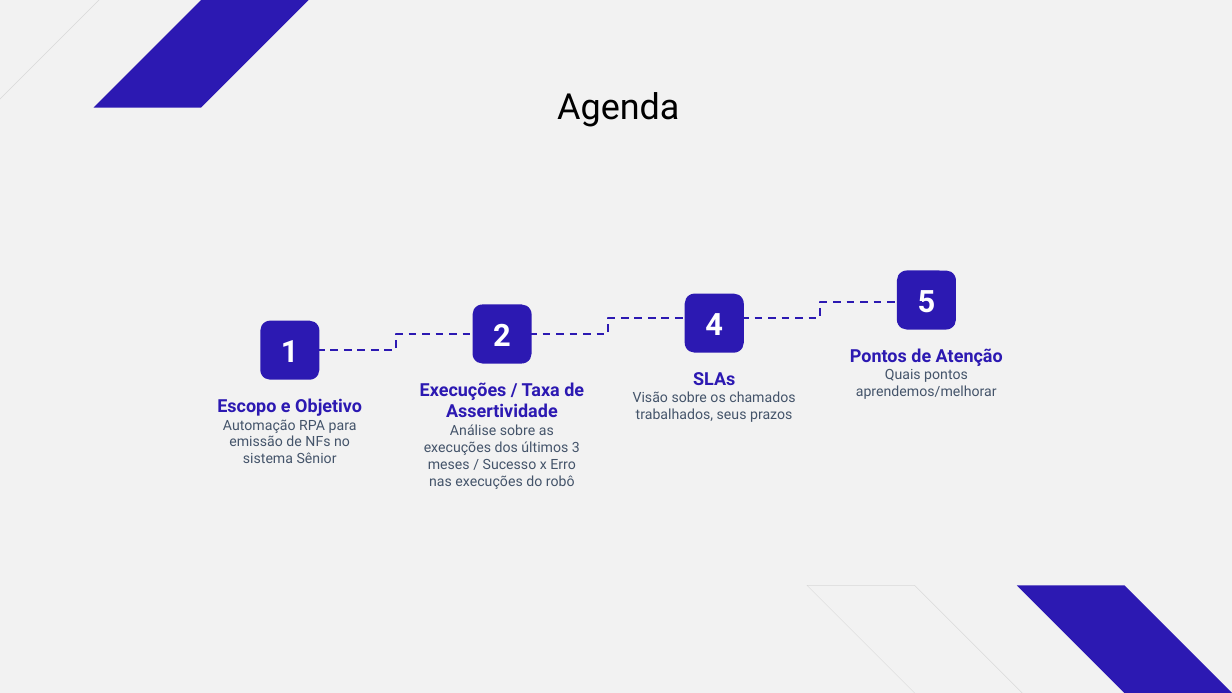
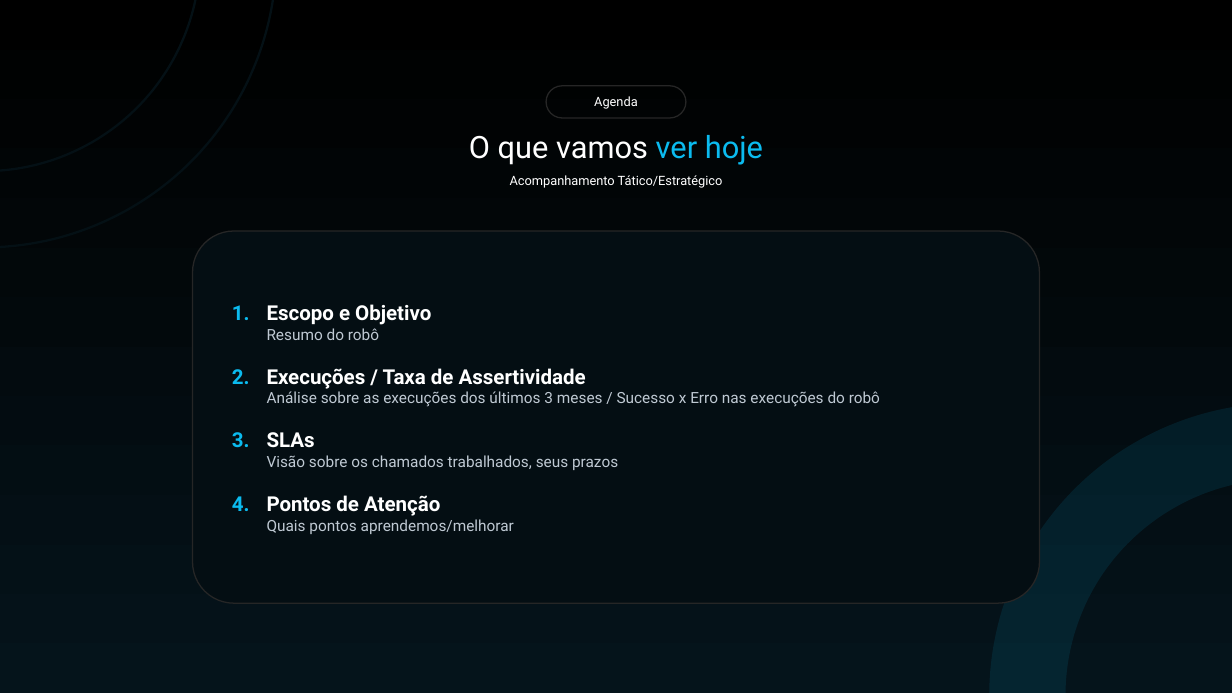
Before and after one commit to lluisaps/geracao-pptx, a slide deck: slide 2 of template.pptx. Drawn at 1232x693 pixels with LibreOffice and Linux fonts; fonts in the diff are those of the drawing. Boxes give left, top, right and bottom in pixels: in the first picture for what was removed or moved away, otherwise in the second. Text is boxed around its words. In the diff, an @@ line names an element or a change of style, - is before the commit and + after.

```diff
--- a/template.pptx
+++ b/template.pptx
@@ background #F2F2F2 to gradient #000000 to #05141B @@
@@ freeform shape removed at bbox=[0, 0, 99, 108] @@
@@ freeform shape added at bbox=[0, 0, 360, 334], outline #041015 1.79 pt @@
@@ freeform shape removed at bbox=[93, 0, 309, 108] @@
@@ rounded rectangle "Agenda": place and size @@
-rounded rectangle "Agenda" at bbox=[557, 92, 679, 127]
+rounded rectangle "Agenda" at bbox=[546, 86, 686, 118]
@@ rounded rectangle "Agenda" at bbox=[546, 86, 686, 118]: size 28 to 10 pt, text colour #000000 to #FFFFFF; vertical alignment top to middle; outline none to #262626 1 pt @@
@@ text added at bbox=[469, 135, 763, 165], 24 pt, text #FFFFFF @@
+O que vamos ver hoje
@@ text added at bbox=[510, 175, 723, 188], 10 pt, text #FFFFFF @@
+Acompanhamento Tático/Estratégico
@@ rounded rectangle added at bbox=[192, 231, 1040, 604], fill #040E13, outline #262626 1 pt @@
@@ text "Escopo e Objetivo Resumo do ..." at bbox=[267, 304, 880, 534]: vertical alignment top to middle @@
@@ rounded rectangle removed at bbox=[685, 294, 744, 353] @@
-4
@@ rounded rectangle removed at bbox=[897, 271, 957, 330] @@
-5
@@ rounded rectangle removed at bbox=[261, 321, 320, 380] @@
-1
@@ text at bbox=[267, 304, 880, 534]: text changed; size 11 to 12 pt; text colour #44546A to #BFC9D3 @@
-Execuções / Taxa de Assertividade
-Análise sobre as execuções dos últimos 3 meses / Sucesso x Erro nas execuções do robô
+1. Escopo e Objetivo
+   Resumo do robô
+2. Execuções / Taxa de Assertividade
+   Análise sobre as execuções dos últimos 3 meses / Sucesso x Erro nas execuções do robô
+3. SLAs
+   Visão sobre os chamados trabalhados, seus prazos
+4. Pontos de Atenção
+   Quais pontos aprendemos/melhorar
@@ rounded rectangle removed at bbox=[472, 305, 531, 364] @@
-2
@@ elbow line removed from (502, 334) to (714, 318) @@
@@ elbow line removed from (714, 318) to (927, 301) @@
@@ freeform shape added at bbox=[898, 310, 1232, 693], fill #0BBBEF at 10% opacity @@
@@ elbow line removed from (290, 350) to (502, 334) @@
@@ text removed at bbox=[850, 348, 1003, 399] @@
-Pontos de Atenção
-Quais pontos aprendemos/melhorar
@@ text removed at bbox=[633, 372, 795, 422] @@
-SLAs
-Visão sobre os chamados trabalhados, seus prazos
@@ text removed at bbox=[217, 398, 362, 463] @@
-Escopo e Objetivo
-Automação RPA para emissão de NFs no sistema Sênior
@@ freeform shape removed at bbox=[807, 586, 1022, 693] @@
@@ freeform shape removed at bbox=[1017, 586, 1232, 693] @@
```
Also in this commit, not shown: 3 other slides changed, 4 slides added, 4 slides removed, 5 other files.
